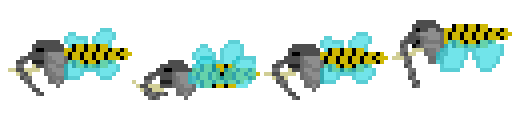
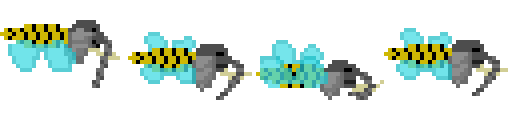
Layered file, before and after one edit (512×128). Changes by layer:
painted on "Ebene 10 Kopie" over left=0, top=20, right=512, bottom=88
painted on "Ebene 2 Kopie 3" over left=132, top=40, right=384, bottom=100
painted on "Ebene 2 Kopie 2" (1st of 2) over left=128, top=32, right=388, bottom=100
painted on "Ebene 2 Kopie 2" (2nd of 2) over left=8, top=28, right=508, bottom=96
